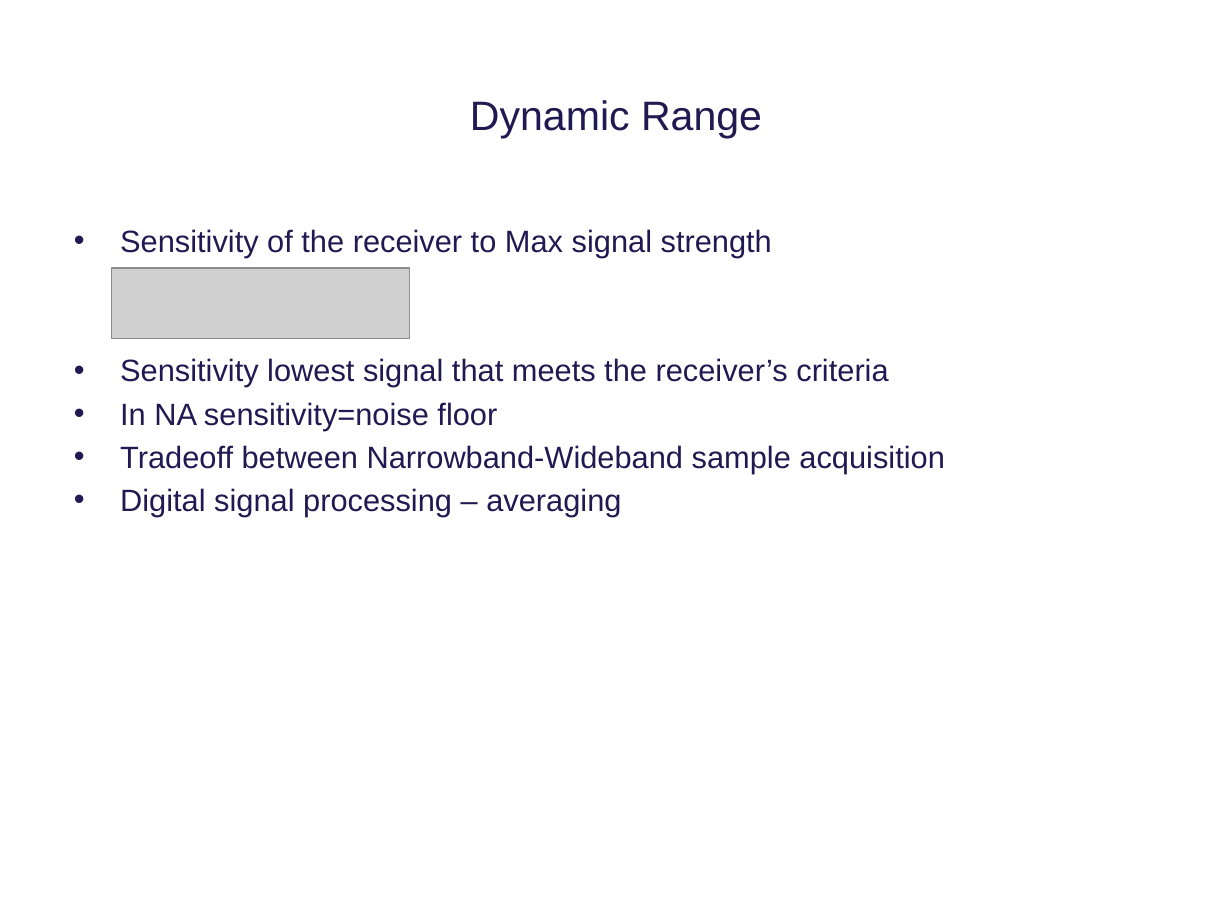
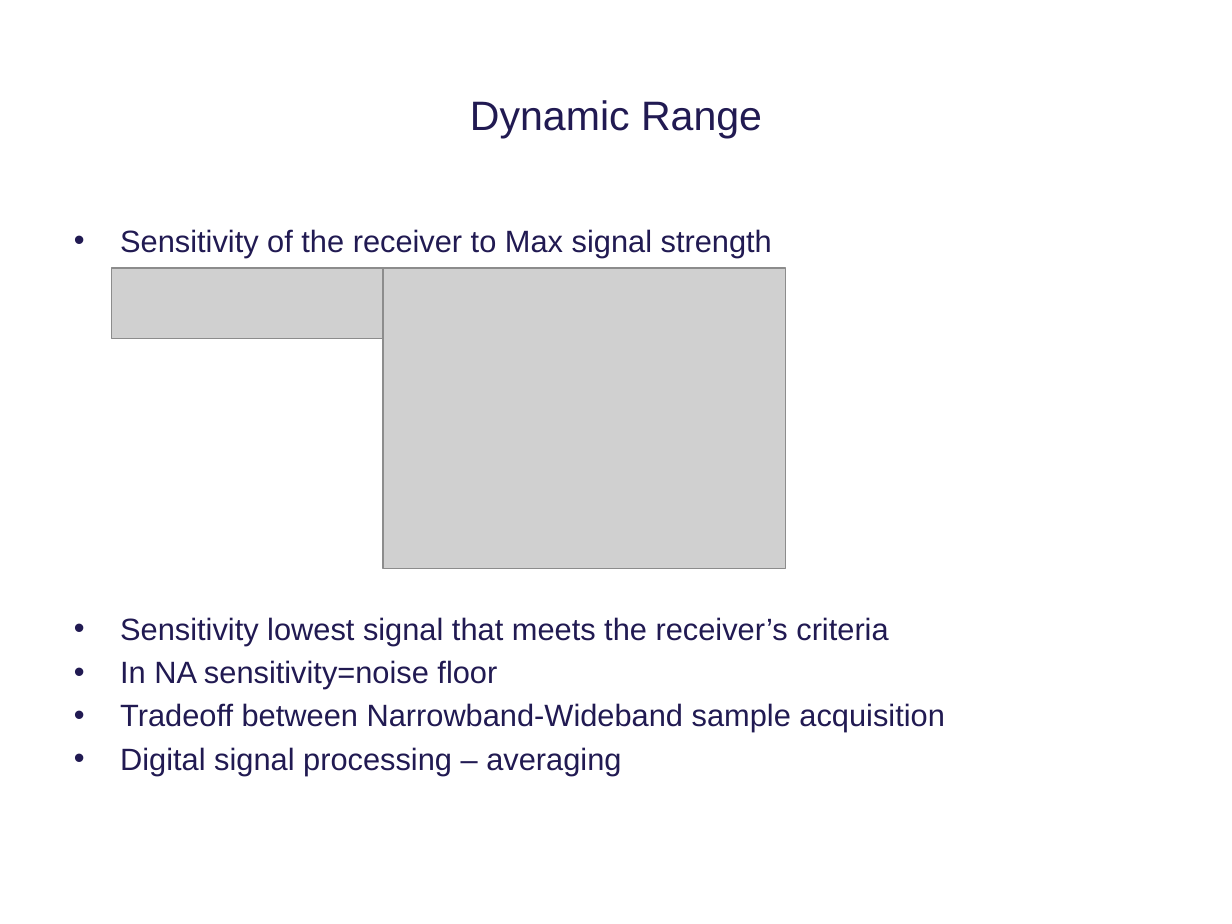
Before and after one commit to tkjj13/P8, a slide deck: slide 15 of ppt/final.pptx. Drawn at 1232x924 pixels with LibreOffice and Linux fonts; fonts in the diff are those of the drawing; grey boxes stand for pictures; background and template pictures are left out. Boxes give left, top, right and bottom in pixels: in the first picture for what was removed or moved away, otherwise in the second. Text is boxed around its words. In the diff, an @@ line names an element or a change of style, - is before the commit and + after.

```diff
--- a/ppt/final.pptx
+++ b/ppt/final.pptx
@@ text "Sensitivity of the receiver to ..." rewrapped from (120, 229, 944, 516) to (120, 229, 944, 775) @@
@@ picture added at (383, 269, 785, 569) @@
```
Also in this commit, not shown: 1 other slide changed.
